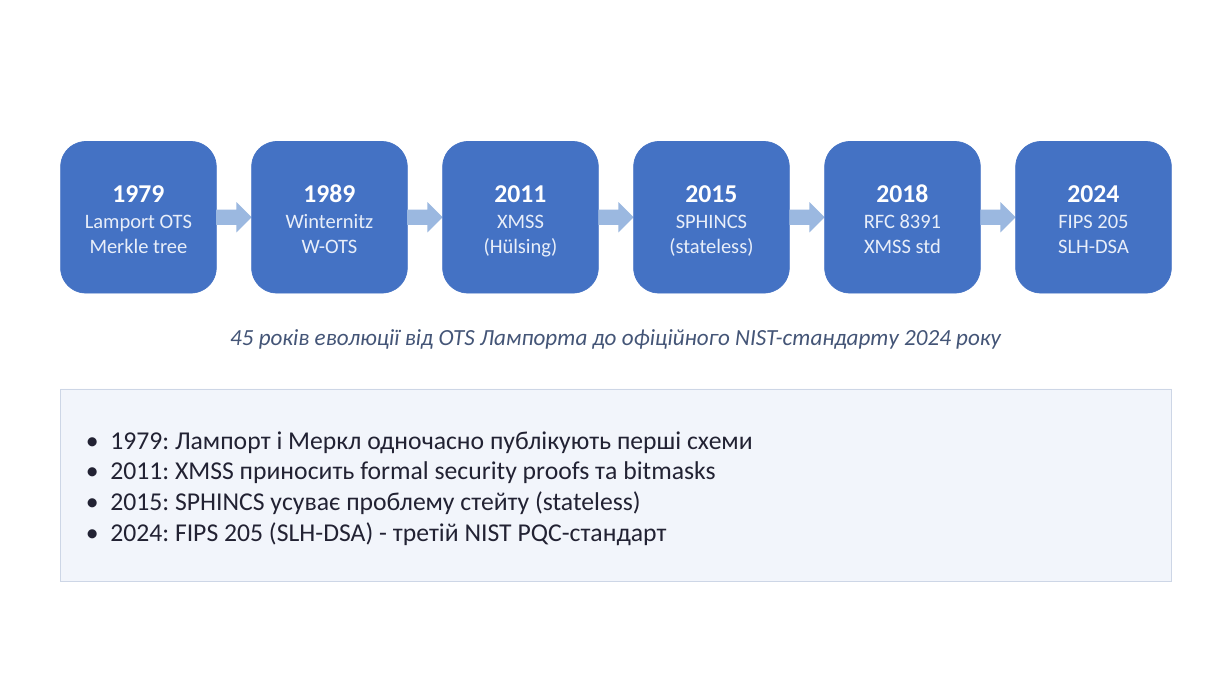
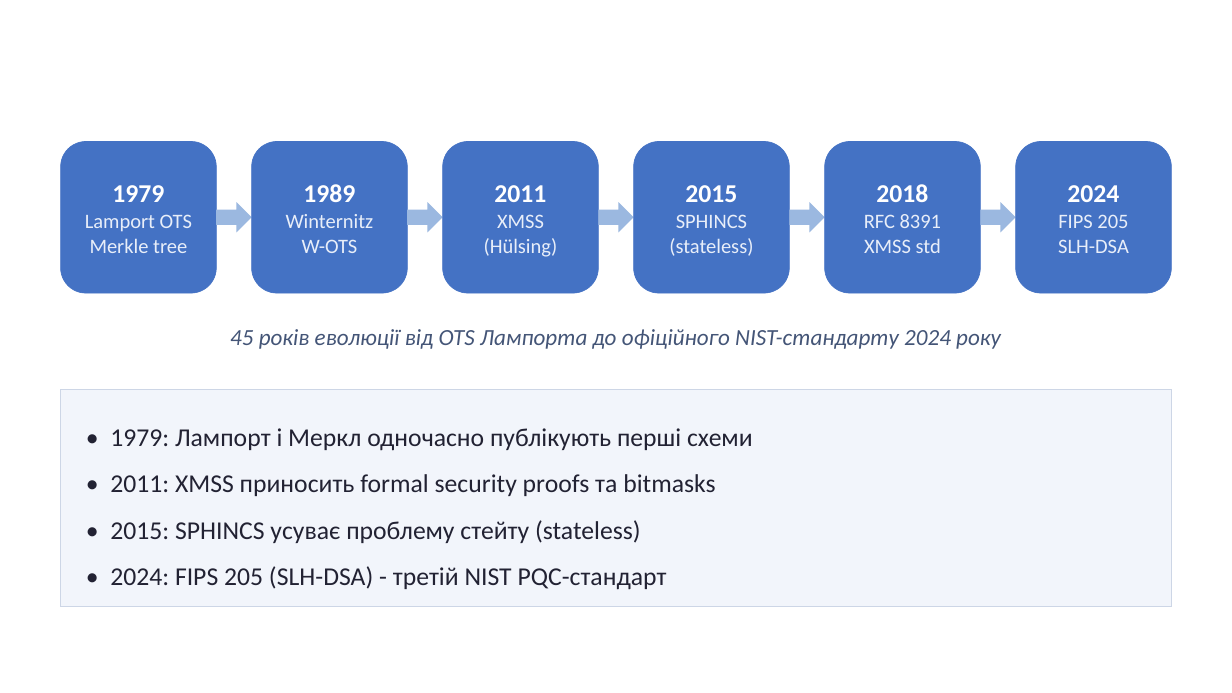
Before and after one commit to Andriykooo/ifntung-studies, a slide deck: slide 20 of Year 1/Постквантова криптографія/UA/2026/PPT/Презентація_7.pptx. Drawn at 1232x693 pixels with LibreOffice and Linux fonts; fonts in the diff are those of the drawing. Boxes give left, top, right and bottom in pixels: in the first picture for what was removed or moved away, otherwise in the second. Text is boxed around its words. In the diff, an @@ line names an element or a change of style, - is before the commit and + after.

Commit message:
feat(post-quantum-cryptography): increase font for 7th presentation

```diff
--- a/Year 1/Постквантова криптографія/UA/2026/PPT/Презентація_7.pptx
+++ b/Year 1/Постквантова криптографія/UA/2026/PPT/Презентація_7.pptx
@@ rectangle "• 1979: Лампорт і Меркл ...": place and size @@
-rectangle "• 1979: Лампорт і Меркл ..." at <box>61,389,1172,581</box>
+rectangle "• 1979: Лампорт і Меркл ..." at <box>61,389,1172,607</box>
@@ rectangle "• 1979: Лампорт і Меркл ..." at <box>61,389,1172,607</box>: line spacing 1 to 1.5 @@
```
Also in this commit, not shown: 24 other slides changed.
